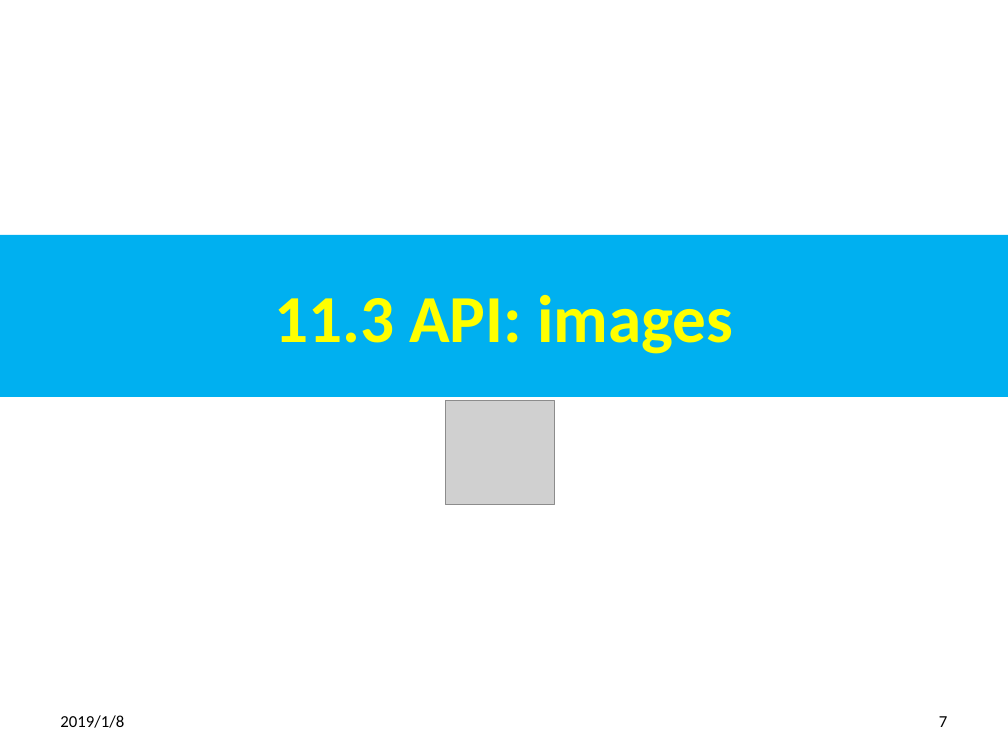
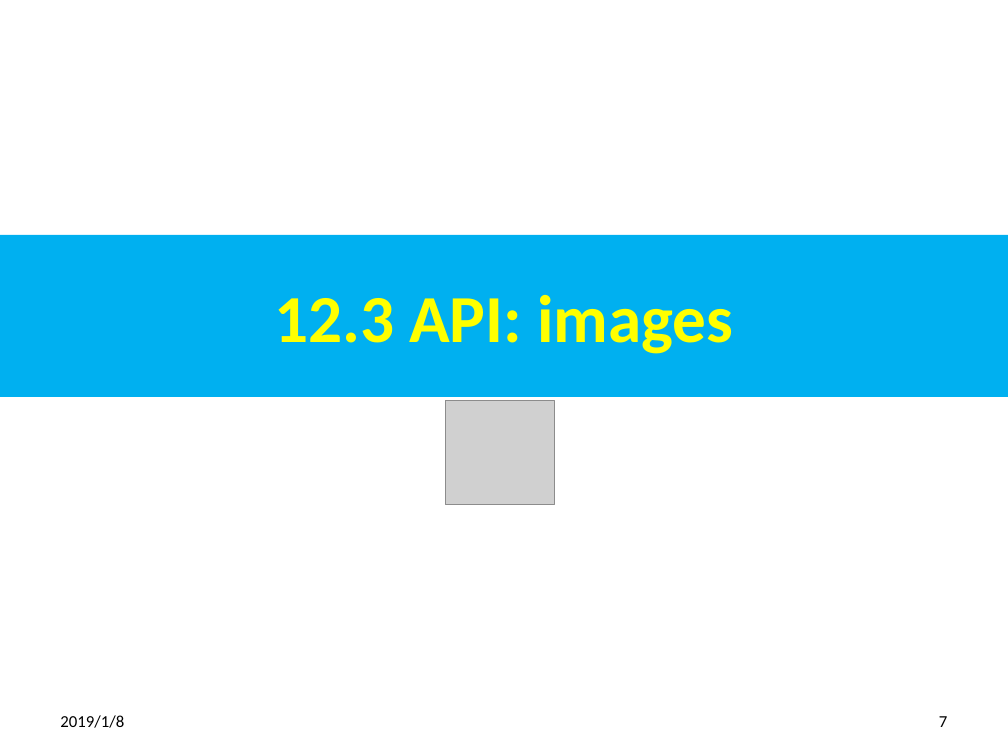
Before and after one commit to peterhchen/100-jasper-report-api-6.7.0, a slide deck: slide 7 of 15_Ch12_API_i.pptx. Drawn at 1008x756 pixels with LibreOffice and Linux fonts; fonts in the diff are those of the drawing; grey boxes stand for pictures. Boxes give left, top, right and bottom in pixels: in the first picture for what was removed or moved away, otherwise in the second. Text is boxed around its words. In the diff, an @@ line names an element or a change of style, - is before the commit and + after.

```diff
--- a/15_Ch12_API_i.pptx
+++ b/15_Ch12_API_i.pptx
@@ title at box(274, 295, 733, 354): text changed @@
-11.3 API: images
+12.3 API: images
```
Also in this commit, not shown: 5 other slides changed, 1 other file.
